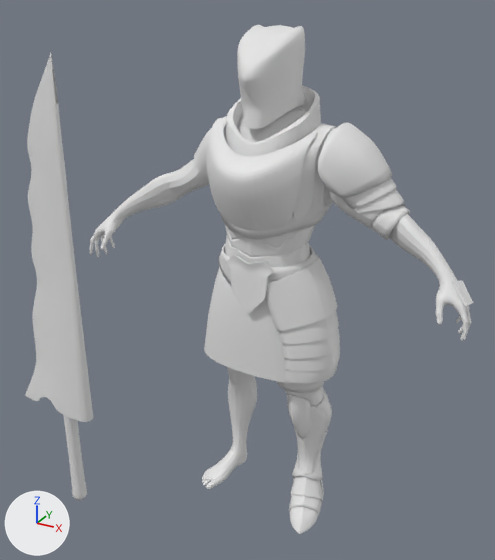
A saved change to the Blender file Models/Armor1.blend.
Before and after are seen from a 50 mm camera at (7.08, -14.11, 7.26) aimed at (-1.21, 0.97, -0.29). Arrows for +X, +Y and +Z are at lower left; the lights stay in place.
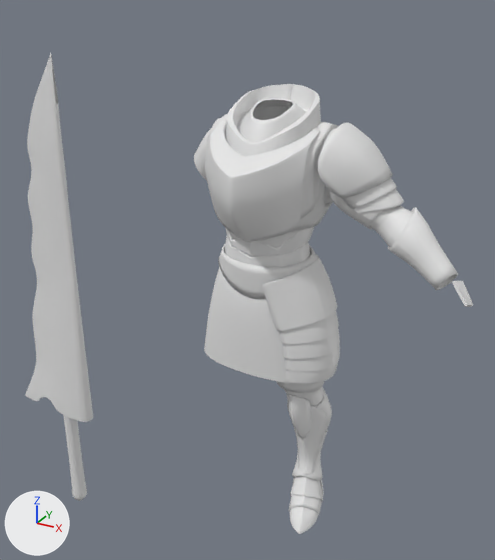
Where the newer file only moved an object's origin or applied its transform, the numbers keep the older frame.

What differs and where, as boxes [x1, y1, x2, y2] in the pictures (495 x 560 px; the box of a moved part takes in the faces that stretch with it):
'Plane.001', reshaped, modifiers changed (11% taller): before [207, 121, 317, 231]; after [205, 120, 320, 242]
'Base', hidden: before [89, 159, 471, 489]
'Plane.002', hidden: before [237, 25, 305, 129]
'Cylinder.001', shown: after [388, 207, 458, 290]
'Plane.008', hidden: before [227, 254, 273, 313]
'Plane.015', reshaped, modifiers changed: before [206, 116, 337, 220]; after [206, 114, 338, 219]
'Cylinder.003', reshaped: before [370, 205, 410, 240]; after [370, 205, 413, 247]
part 1 of me_plane_001, built on: before [207, 122, 317, 231]; after [205, 120, 320, 242]
part 3 of me_cylinder_001, moved or reshaped (not visible before): after [396, 207, 427, 252]
part 4 of me_cylinder_001, shading changed: after [388, 223, 458, 290]
part 7 of me_cube, shading changed: [207, 86, 321, 156] in both
part 8 of me_plane_014, moved or reshaped: before [219, 116, 337, 134]; after [218, 114, 338, 134]
part 9 of me_plane_014, shading changed: [212, 122, 327, 161] in both
'Plane.004', unchanged, uncovered by the edit: [218, 244, 318, 299] in both

Patch to the scene script:
```diff
--- a/Models/Armor1.blend.py
+++ b/Models/Armor1.blend.py
@@ me_plane_001 @@
 # used by ob_plane_001; location = (0.0, -0.65, 3.0); rotation_euler = (1.642, 0.0, 0.0), in degrees (94, 0, 0); scale = (1.64, 1.12, 1.12)
-me_plane_001.from_pydata(...)  # 17 vertices, 9 faces; spans x 0.0..0.76, y -1.02..1.09, z -0.51..1.1
+me_plane_001.from_pydata(...)  # 49 vertices, 35 faces; spans x 0.0..0.76, y -1.08..1.09, z -0.51..1.24
+# me_plane_001 part 1
+# 9 vertices are removed from x 0.0..0.64, y -1.02..1.0, z -0.16..1.1
+# 9 faces are deleted
+# 41 vertices are added at x 0.0..0.76, y -1.08..1.09, z -0.51..1.24
+# 35 new faces join them
+# me_plane_001 part 2: the surface is now shaded smooth
@@ me_cylinder_001 @@
 # used by ob_cylinder_001; location = (3.76, -0.17, 1.98); rotation_euler = (0.00664, -0.986, -0.411), in degrees (0.4, -56, -24); scale = (0.608, 0.608, 0.608)
-me_cylinder_001.from_pydata(...)  # 32 vertices, 24 faces; spans x -1.21..0.84, y -0.97..0.83, z -1.47..1.63
-me_cylinder_001.vertices[16].co = (0.54, 0.57, 1.47)
-me_cylinder_001.vertices[17].co = (-0.19, 0.83, 1.63)
-me_cylinder_001.vertices[18].co = (-0.18, 0.81, 0.86)
-me_cylinder_001.vertices[19].co = (0.84, -0.06, 1.1)
-me_cylinder_001.vertices[20].co = (0.54, -0.7, 0.73)
+me_cylinder_001.from_pydata(...)  # 32 vertices, 24 faces; spans x -1.21..0.72, y -0.97..0.77, z -1.47..1.58
+# me_cylinder_001 part 3
+me_cylinder_001.vertices[16].co = (0.38, 0.6, 1.49)
+me_cylinder_001.vertices[17].co = (-0.41, 0.75, 1.58)
+me_cylinder_001.vertices[18].co = (-0.3, 0.77, 0.84)
+me_cylinder_001.vertices[19].co = (0.68, 0.17, 1.23)
+me_cylinder_001.vertices[20].co = (0.58, -0.47, 0.86)
+# me_cylinder_001 part 4: edges marked sharp go from 0 to 24
@@ me_cylinder_006 @@
 # used by ob_cylinder_003; location = (2.45, 0.17, 2.59); rotation_euler = (0.0, 0.00236, 0.0), in degrees (0, 0.1, 0); scale = (1.03, 1.03, 1.03)
-me_cylinder_006.from_pydata(...)  # 12 vertices, 6 faces; spans x 0.002..0.819, y -0.573..0.409, z -0.673..0.211
+me_cylinder_006.from_pydata(...)  # 56 vertices, 48 faces; spans x -0.216..1.797, y -0.816..0.409, z -1.228..0.356
+# me_cylinder_006 part 5
+# 10 vertices are removed from x 0.002..0.819, y -0.573..0.384, z -0.673..0.211
+# 6 faces are deleted
+# 54 vertices are added at x -0.216..1.797, y -0.816..0.409, z -1.228..0.356
+# 48 new faces join them
@@ me_plane_002 @@
 # used by ob_plane_002; location = (0.0, -0.23, 5.18); rotation_euler = (1.571, 1.449, 1.571), in degrees (90, 83, 90); scale = (0.932, 0.894, 0.894)
-me_plane_002.from_pydata(...)  # 89 vertices, 75 faces; spans x -1.25..0.82, y -1.26..1.03, z 0.0..0.82
+me_plane_002.from_pydata(...)  # 71 vertices, 58 faces; spans x -1.25..0.94, y -1.24..1.03, z 0.0..0.82
+# me_plane_002 part 6
+# 18 vertices are removed from x -1.18..0.81, y -1.17..0.97, z 0.08..0.31
+# 37 faces are deleted
+# 28 vertices move from x -0.99..0.82, y -1.26..-0.02, z 0.0..0.78 to x -0.99..0.94, y -1.24..-0.02, z 0.0..0.76
+# 20 new faces join them
@@ me_cube @@
 # used by ob_cube; location = (0.0, -1.03, 2.9); scale = (1.2, 1.0, 1.0)
-me_cube.from_pydata(...)  # 121 vertices, 95 faces; spans x -0.01..1.34, y -0.56..2.33, z -1.14..2.1
+me_cube.from_pydata(...)  # 121 vertices, 95 faces; spans x -0.01..1.34, y -0.56..2.31, z -1.25..2.1
+# me_cube part 7: edges marked sharp go from 50 to 51
@@ me_plane_014 @@
 # used by ob_plane_015; location = (0.0, 0.0, 3.58); rotation_euler = (1.244, 0.0, 0.0), in degrees (71, 0, 0); scale = (0.405, 0.405, 0.405)
-me_plane_014.from_pydata(...)  # 22 vertices, 10 faces; spans x 0.61..3.41, y -4.06..2.12, z -3.44..2.39
-me_plane_014.vertices[10].co = (2.71, 1.93, 0.05)
-me_plane_014.vertices[11].co = (3.37, 1.81, 0.13)
+me_plane_014.from_pydata(...)  # 22 vertices, 10 faces; spans x 0.61..3.41, y -4.09..2.12, z -3.44..2.39
+# me_plane_014 part 8
+me_plane_014.vertices[10].co = (2.71, 2.09, 0.11)
+me_plane_014.vertices[11].co = (3.37, 1.98, 0.19)
+# me_plane_014 part 9: edges marked sharp go from 0 to 2
@@ ob_base @@
 ob_base.scale = (0.29, 0.29, 0.29)
+ob_base.hide_set(True)
@@ ob_plane_001 @@
 _m = ob_plane_001.modifiers.new('Mirror', 'MIRROR')
 _m.use_clip = True
+_m = ob_plane_001.modifiers.new('Subdivision', 'SUBSURF')
 _m = ob_plane_001.modifiers.new('Solidify', 'SOLIDIFY')
-_m.thickness = 0.04
+_m.thickness = 0.11
 _m.use_even_offset = True
-_m = ob_plane_001.modifiers.new('Subdivision', 'SUBSURF')
@@ ob_cylinder_001 @@
 _m = ob_cylinder_001.modifiers.new('Solidify', 'SOLIDIFY')
-_m.thickness = 0.04
+_m.thickness = 0.08
 _m.use_even_offset = True
-ob_cylinder_001.hide_set(True)
@@ ob_plane_002 @@
 _m = ob_plane_002.modifiers.new('Subdivision', 'SUBSURF')
+ob_plane_002.hide_set(True)
@@ ob_plane_008 @@
 _m = ob_plane_008.modifiers.new('Solidify', 'SOLIDIFY')
 _m.thickness = 0.08
+ob_plane_008.hide_set(True)
@@ ob_plane_015 @@
 _m = ob_plane_015.modifiers.new('Subdivision', 'SUBSURF')
+_m.boundary_smooth = 'PRESERVE_CORNERS'
 _m = ob_plane_015.modifiers.new('Solidify', 'SOLIDIFY')
-_m.thickness = 0.1
+_m.thickness = 0.61
 _m = ob_plane_015.modifiers.new('Mirror', 'MIRROR')
@@ ob_plane_016 @@
 ob_plane_016.scale = (0.308, 0.308, 0.308)
-_m = ob_plane_016.modifiers.new('Subdivision', 'SUBSURF')
-_m = ob_plane_016.modifiers.new('Solidify', 'SOLIDIFY')
-_m.thickness = 0.1
 _m = ob_plane_016.modifiers.new('Mirror', 'MIRROR')
 _m.use_clip = True
+_m = ob_plane_016.modifiers.new('Subdivision', 'SUBSURF')
+_m.boundary_smooth = 'PRESERVE_CORNERS'
+_m = ob_plane_016.modifiers.new('Solidify', 'SOLIDIFY')
+_m.thickness = 0.98
```
